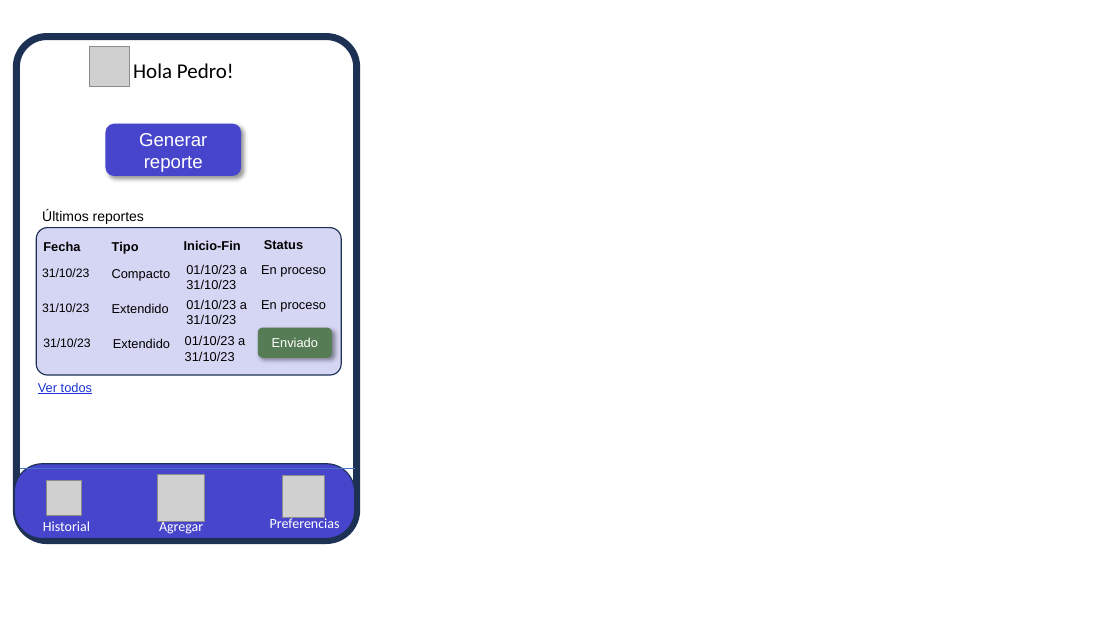
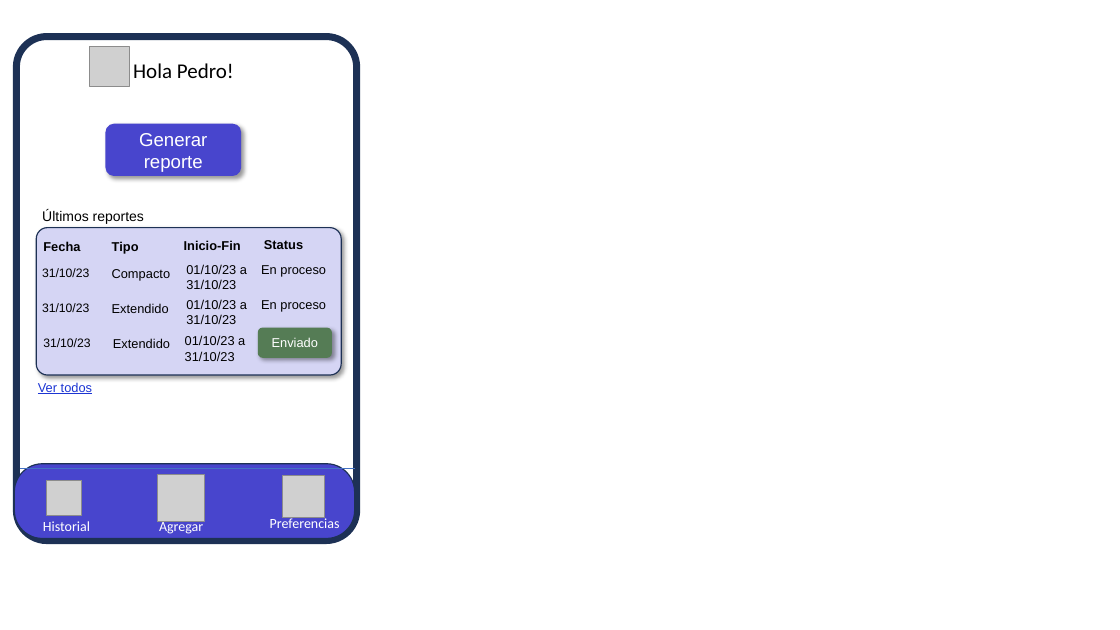
Before and after one commit to sofifernandez/Obligatorio_IS, a slide deck: slide 8 of prototipos.pptx (slide 9 before the commit). Drawn at 1120x630 pixels with LibreOffice and Linux fonts; fonts in the diff are those of the drawing; grey boxes stand for pictures. Boxes give left, top, right and bottom in pixels: in the first picture for what was removed or moved away, otherwise in the second. Text is boxed around its words. In the diff, an @@ line names an element or a change of style, - is before the commit and + after.

```diff
--- a/prototipos.pptx
+++ b/prototipos.pptx
@@ rounded rectangle at [36,228,341,375]: shadow on @@
```
Also in this commit, not shown: 5 other slides changed, 1 slide removed, 1 other file.
